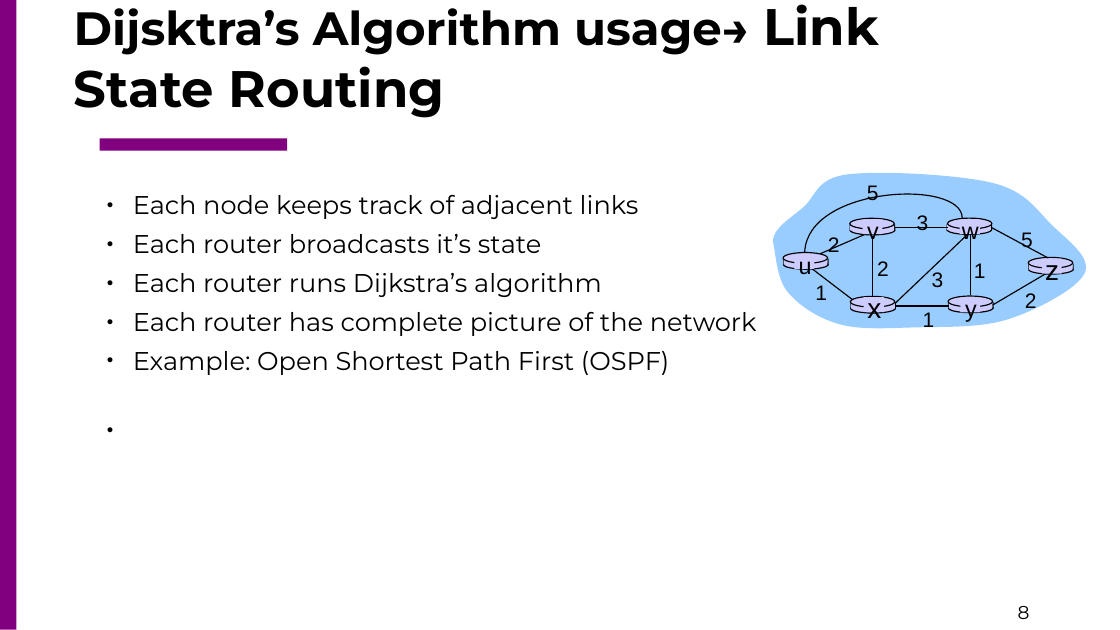
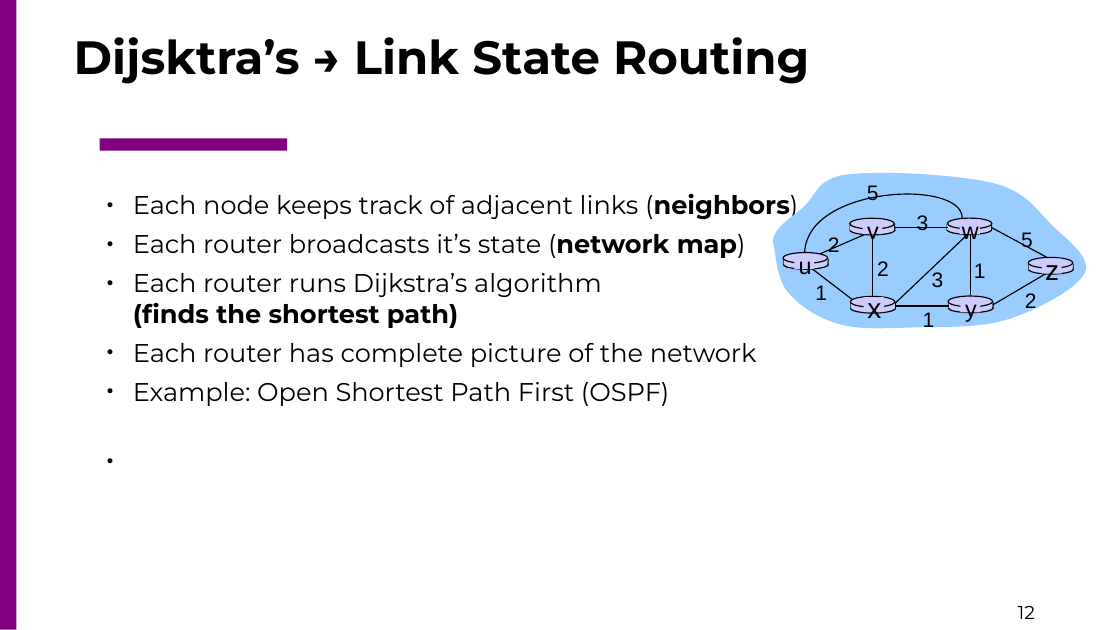
Before and after one commit to csc4200/csc4200.github.io, a slide deck: slide 12 of docs/lectures_source/class_slides-13.odp (slide 8 before the commit). Drawn at 1120x630 pixels with LibreOffice and Linux fonts; fonts in the diff are those of the drawing. Boxes give left, top, right and bottom in pixels: in the first picture for what was removed or moved away, otherwise in the second. Text is boxed around its words. In the diff, an @@ line names an element or a change of style, - is before the commit and + after.

```diff
--- a/docs/lectures_source/class_slides-13.odp
+++ b/docs/lectures_source/class_slides-13.odp
@@ title at <box>74,37,809,84</box>: text changed @@
-Dijsktra’s Algorithm usage→ Link State Routing
+Dijsktra’s → Link State Routing
@@ text at <box>133,194,798,328</box>: text changed @@
-● Each node keeps track of adjacent links
-● Each router broadcasts it’s state
-● Each router runs Dijkstra’s algorithm
+● Each node keeps track of adjacent links (neighbors)
+● Each router broadcasts it’s state (network map)
+● Each router runs Dijkstra’s algorithm
+  (finds the shortest path)
@@ page number at <box>1018,606,1035,619</box>: text changed @@
-8
+12
```
Also in this commit, not shown: 3 other slides changed, 8 slides added, 3 slides removed, 11 other files.
